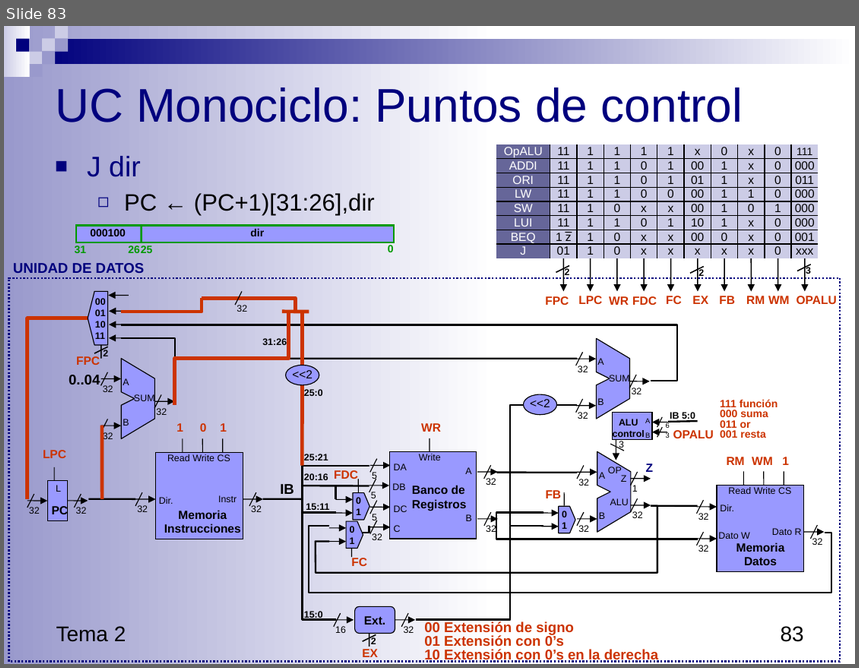
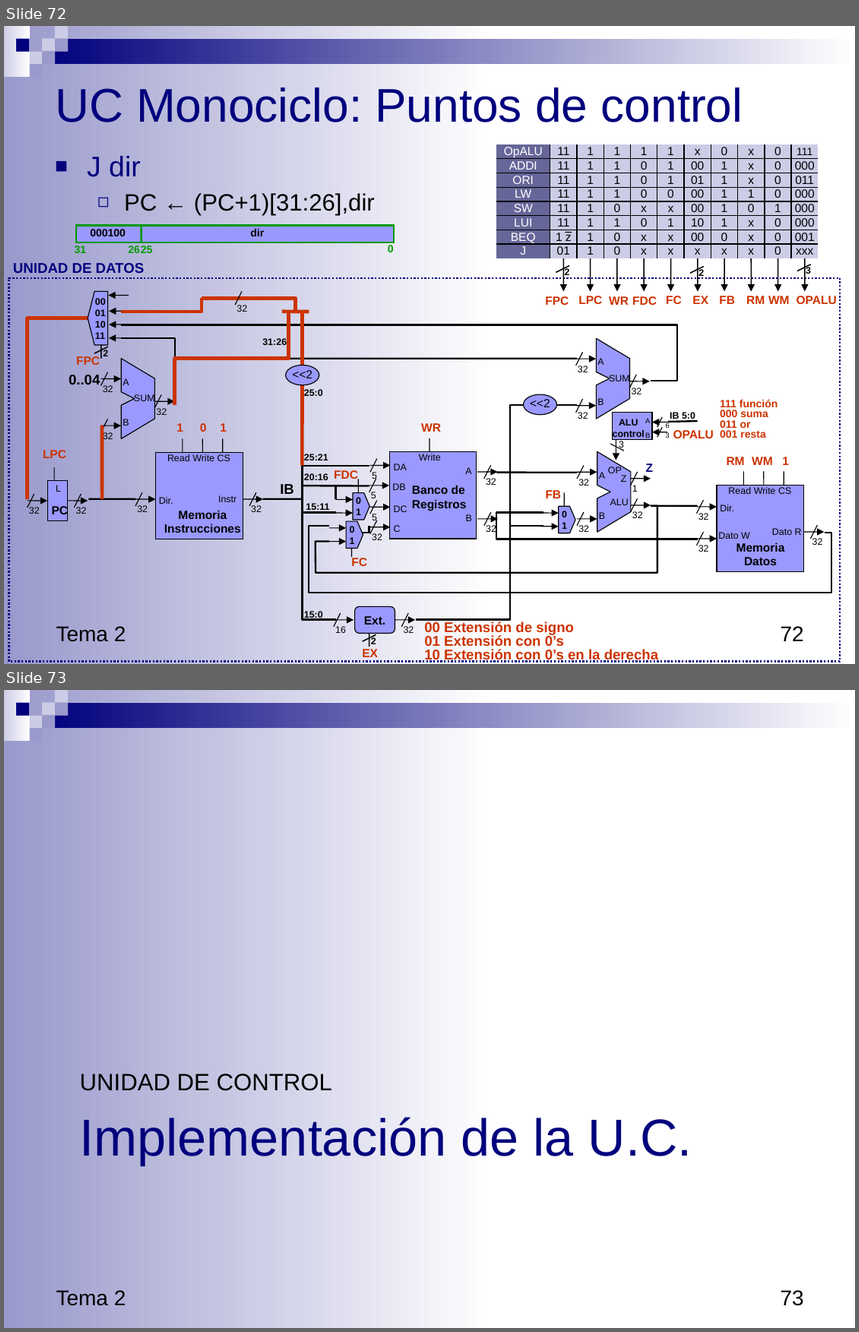
Before and after one commit to luisfromero/fucomp, a slide deck: temas/Tema3.pptx. Shown one above the other, each under a label of ours: slide 83 before the commit, slides 72 and 73 after it. The pictures are 859x668 and 859x1332 pixels, drawn with LibreOffice and Linux fonts; fonts in the diff are those of the drawing. Boxes give left, top, right and bottom in pixels: in the first picture for what was removed or moved away, otherwise in the second. Text is boxed around its words. In the diff, an @@ line names an element or a change of style, - is before the commit and + after.

Commit message:
Tema 3 actualizado

```diff
--- a/temas/Tema3.pptx
+++ b/temas/Tema3.pptx
@@ slide 73 added at <box>4,690,855,1328</box>, background #FFFFFF; not listed: 10 template elements that a slide beside it also shows @@
@@ text added at <box>80,1074,332,1091</box>, 20 pt, text #000000 @@
+UNIDAD DE CONTROL
@@ title added at <box>80,1115,693,1166</box>, 44 pt, text #00007D @@
+  Implementación de la U.C.
@@ text added at <box>56,1290,126,1306</box>, 18 pt, text #000000 @@
+Tema 2
@@ page number added at <box>781,1290,804,1306</box>, 18 pt, text #000000 @@
+73
@@ what was slide 83 is now slide 72 @@
@@ page number at <box>781,626,804,642</box>: text changed @@
-83
+72
```
Also in this commit, not shown: 21 slides changed, 3 other slides added, 8 slides removed, 8 other files.
